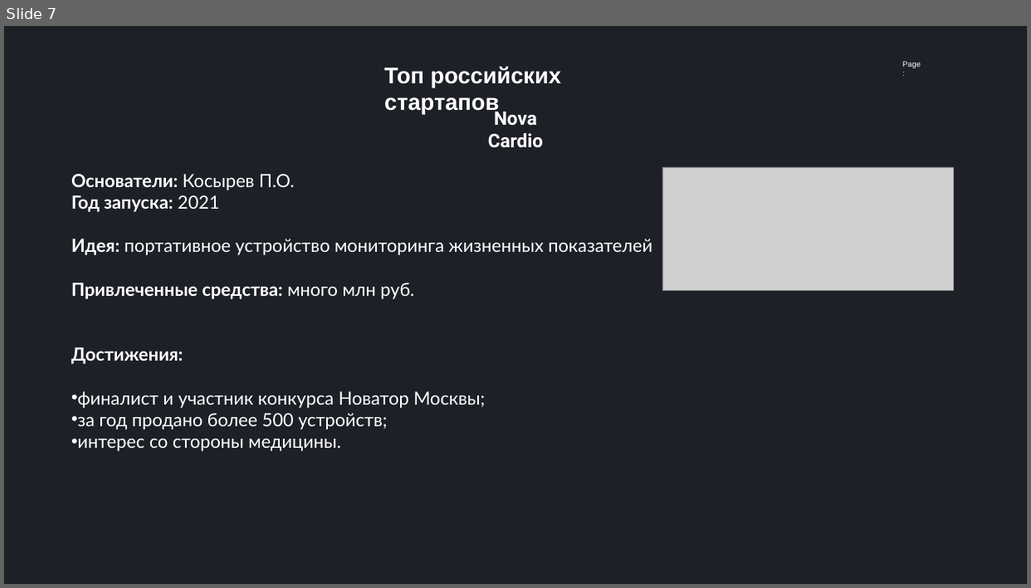
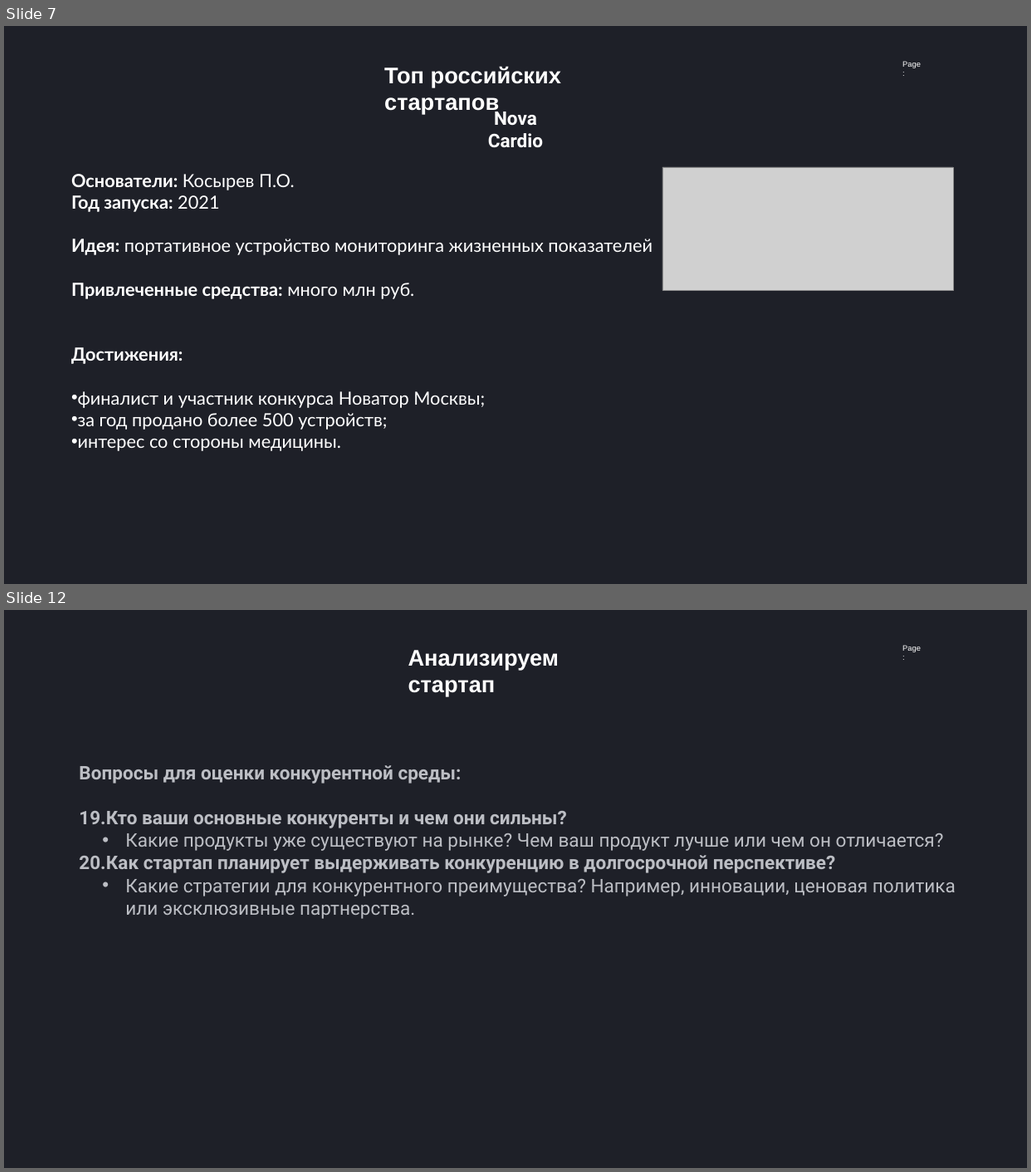
Before and after one commit to abat-voix/project-workshop, a slide deck: docs/мой_семинар/2.0 Разбираем продукты.pptx. Shown one above the other, each under a label of ours: slide 7 before the commit, slides 7 and 12 after it; the slides between them are not shown. The pictures are 1031x588 and 1031x1172 pixels, drawn with LibreOffice and Linux fonts; fonts in the diff are those of the drawing; grey boxes stand for pictures. Boxes give left, top, right and bottom in pixels: in the first picture for what was removed or moved away, otherwise in the second. Text is boxed around its words. In the diff, an @@ line names an element or a change of style, - is before the commit and + after.

```diff
--- a/docs/мой_семинар/2.0 Разбираем продукты.pptx
+++ b/docs/мой_семинар/2.0 Разбираем продукты.pptx
@@ slide 12 added at (4, 610, 1027, 1168), background #1E2028; not listed: 1 template element that a slide beside it also shows @@
@@ text added at (408, 650, 559, 696), 35 pt, text #FFFFFF, bold @@
+Анализируем стартап
@@ text added at (79, 765, 955, 919), 29 pt, text #BCBEC4 @@
+Вопросы для оценки конкурентной среды:
+19. Кто ваши основные конкуренты и чем они сильны?
+  • Какие продукты уже существуют на рынке? Чем ваш продукт лучше или чем он отличается?
+20. Как стартап планирует выдерживать конкуренцию в долгосрочной перспективе?
+  • Какие стратегии для конкурентного преимущества? Например, инновации, ценовая политика или эксклюзивные партнерства.
```
Also in this commit, not shown: 2 slides changed, 4 other slides added, 4 other files.
